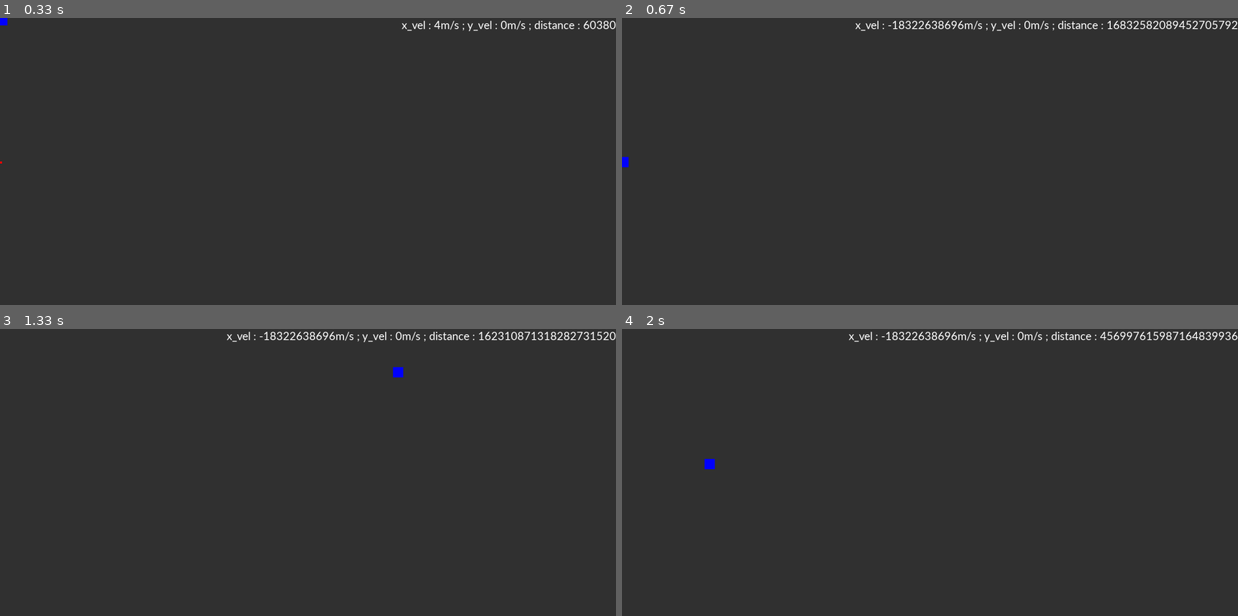
Above: before the commit, frames 1-4 (two rows, left to right).
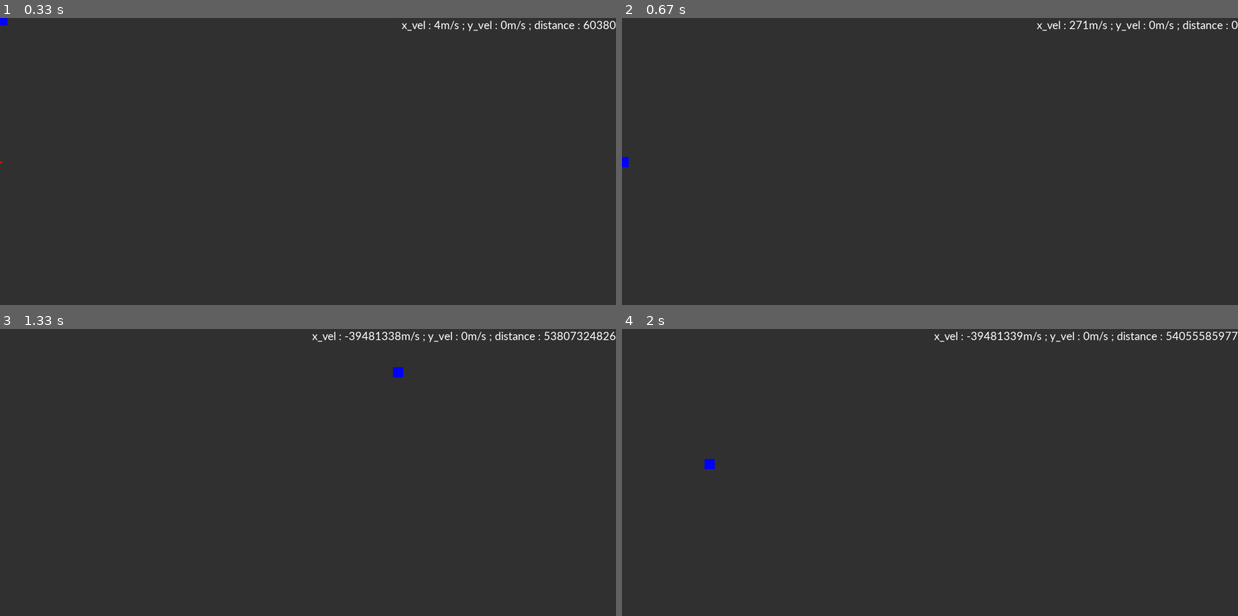
Above: after the commit, the same moments.

Repository: Manan-200/Python
Game: pygame game, started from Random_programs/gravity copy.py
Same seed, same stepped clock (60 frames per second), same inputs: the game is played once before the commit and once after it.
Inputs (mouse positions are in pixels of both pictures, inside the frame that each line leads up to):
- Up to frame 1 (0.33 s): no input
- Up to frame 2 (0.67 s): click (622, 161) at 0.38 s
- Up to frame 3 (1.33 s): click (160, 475) at 0.72 s; click (400, 372) at 1.05 s
- Up to frame 4 (2 s): click (1003, 498) at 1.38 s; click (708, 463) at 1.72 s

Frame 1 is identical in both runs. In frame 2, 0.9% of the frame differs, in the area x 37-100%, y 0-5%; in frame 3, 1.0%; in frame 4, 1.0%, in the area x 36-100%, y 0-5%.

Commit message:
Added code

Diff:
--- a/Random_programs/gravity copy.py
+++ b/Random_programs/gravity copy.py
@@ -80,6 +80,11 @@
     if planet.Rect.colliderect(star.Rect):
         collided = True
 
+    if planet.x < -500:
+        x_vel *= -1
+    if planet.x > width + 500:
+        x_vel *= -1
+
     x_vel += accl
     planet.move_x(x_vel/fps)
 
